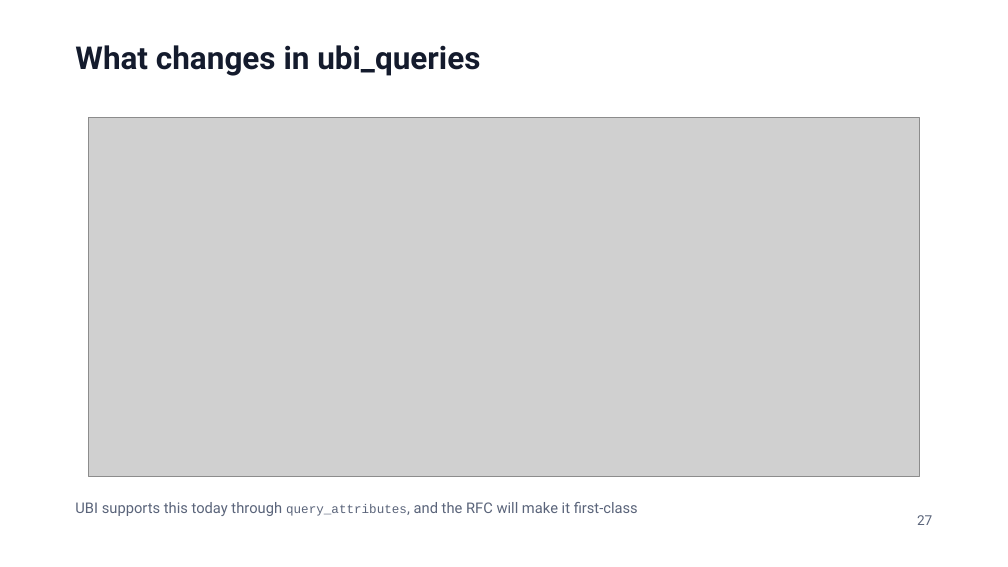
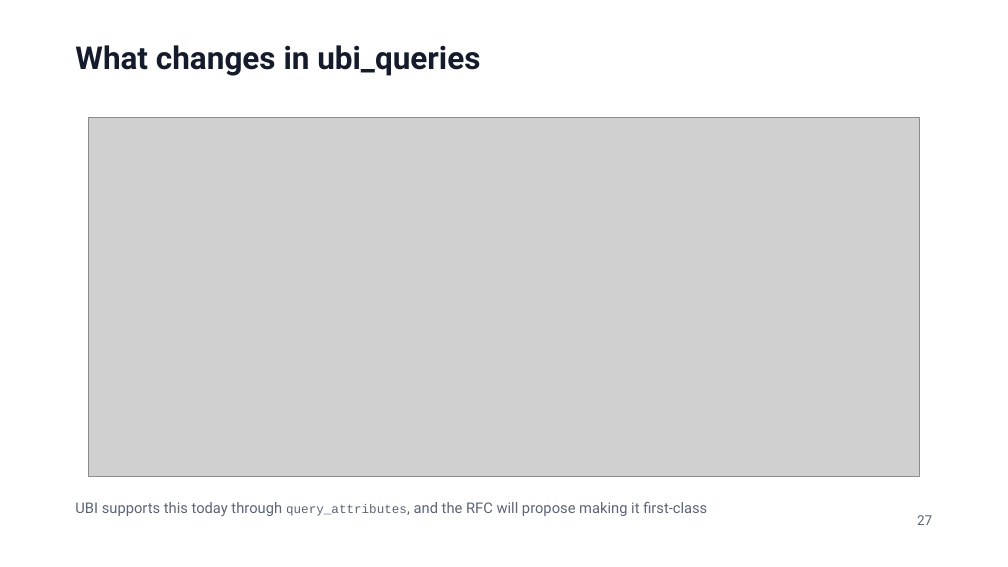
Before and after one commit to jzonthemtn/ldp-for-search, a slide deck: slide 27 of ldp_for_search_slides.pptx. Drawn at 1008x567 pixels with LibreOffice and Linux fonts; fonts in the diff are those of the drawing; grey boxes stand for pictures. Boxes give left, top, right and bottom in pixels: in the first picture for what was removed or moved away, otherwise in the second. Text is boxed around its words. In the diff, an @@ line names an element or a change of style, - is before the commit and + after.

```diff
--- a/ldp_for_search_slides.pptx
+++ b/ldp_for_search_slides.pptx
@@ text at box(75, 502, 707, 516): text changed @@
-UBI supports this today through query_attributes, and the RFC will make it first-class
+UBI supports this today through query_attributes, and the RFC will propose making it first-class
```
Also in this commit, not shown: 14 other slides changed, 9 other files.
